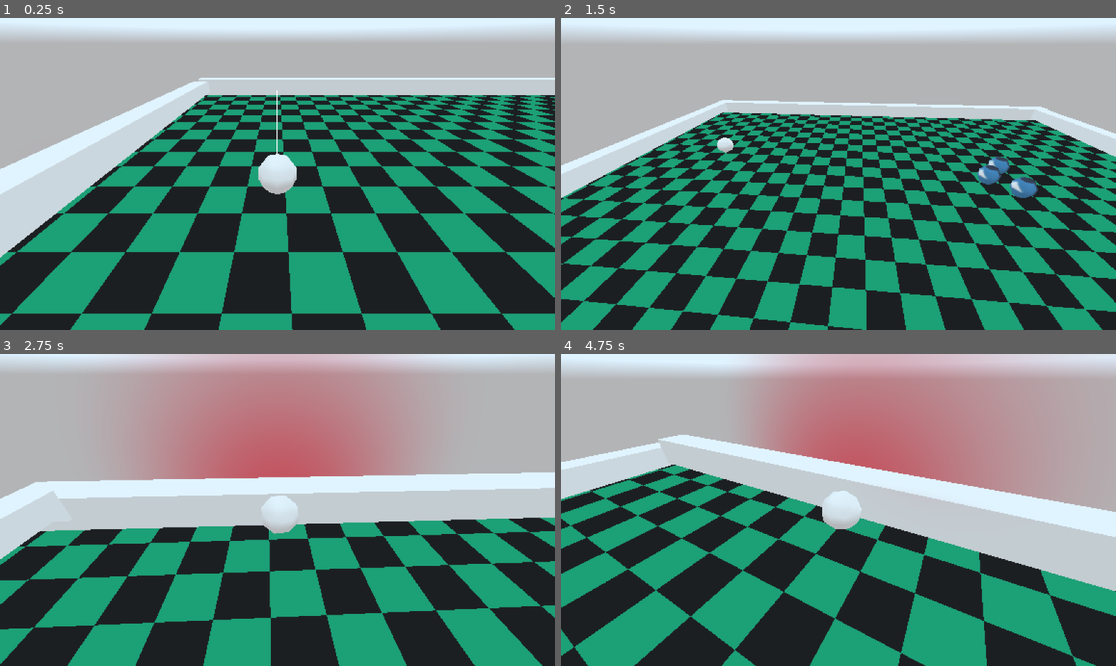
Above: before the commit, frames 1-4 (two rows, left to right).
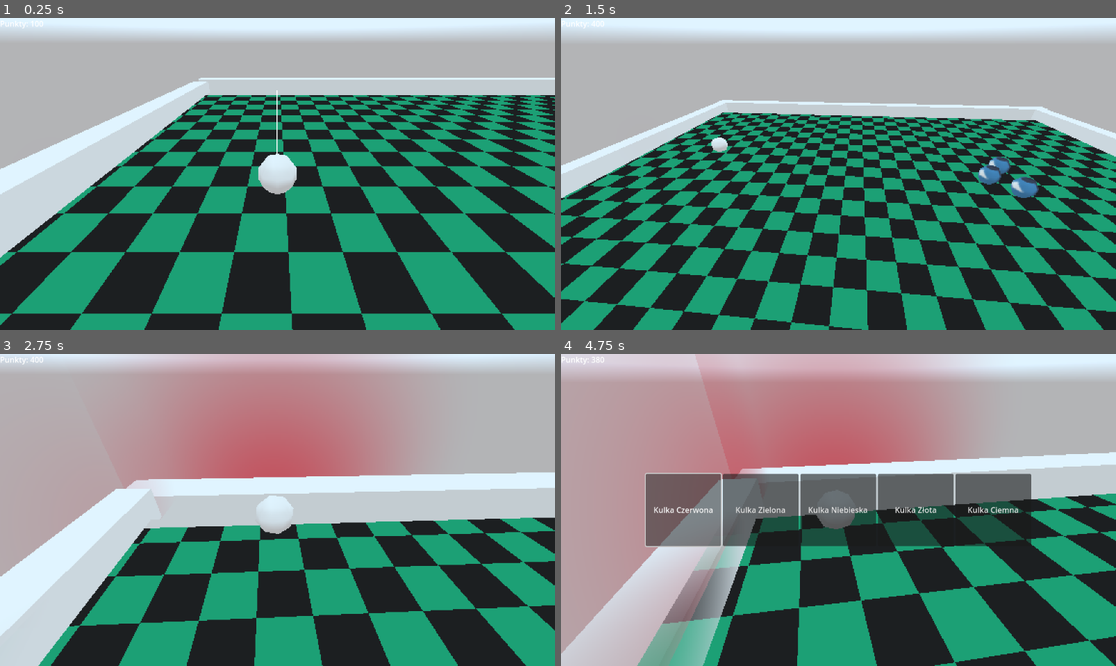
Above: after the commit, the same moments.

Repository: Urteusz/Ballatro
Game: Godot game, scene res://scenes/node_3d.tscn
The game is run twice, just before and just after one commit, with the same random seed, the same clock (stepped at 60 frames per second) and the same inputs. The engine's default icon, where the game draws it, is replaced by a stand-in: a white triangle on a blue panel in a dark square.
Inputs (mouse positions are in pixels of both pictures, inside the frame that each line leads up to):
- Up to frame 1 (0.25 s): no input
- Up to frame 2 (1.5 s): tap Enter at 0.5 s; move the mouse to (866, 174) at 0.52 s; hold W (push_ball) 0.53-1.28 s; move the mouse to (810, 174) at 1.27 s; tap D (next_camera_target) at 1.35 s
- Up to frame 3 (2.75 s): tap W (push_ball) at 1.55, 2.3 s; move the mouse to (288, 503) at 2.02 s; hold A (previous_camera_target) from 2.03 s (still down)
- Up to frame 4 (4.75 s): move the mouse to (832, 516) at 2.77 s; release A (previous_camera_target) at 2.78 s; tap W (push_ball) at 2.85, 3.8 s; move the mouse to (877, 513) at 3.52 s; hold Tab (toggle_mouse_capture) 3.53-4.25 s; tap Escape (ui_cancel) at 4.15 s; click (683, 510) at 4.25 s, where only the run after the commit has a clickable "Kulka Czerwona"

The runs differ from the first frame. In frame 1, less than 0.1% of the frame differs, in the area x 0-8%, y 0-4%; in frame 2, 3.0%; in frame 3, 40%; in frame 4, 68%, in the area x 0-100%, y 0-100%.

Commit message:
Shop (preview) + points
Można zmieniać w którą stronę poleci kula prosty item shop i punkty podpiąłem

Diff:
--- a/scenes/node_3d.tscn
+++ b/scenes/node_3d.tscn
@@ -10,6 +10,7 @@
 [ext_resource type="Shader" uid="uid://clb574yehf8oi" path="res://shaders/walls.gdshader" id="8_cptob"]
 [ext_resource type="Script" uid="uid://38fhavc1buwq" path="res://scripts/walls.gd" id="9_b2yaj"]
 [ext_resource type="Shader" uid="uid://d0acs2f3wrni6" path="res://shaders/sky.gdshader" id="11_1enmr"]
+[ext_resource type="Script" uid="uid://bx3yeygfw7ttj" path="res://scripts/ShopUI.gd" id="11_aj7ea"]
 
 [sub_resource type="ShaderMaterial" id="ShaderMaterial_jsk3o"]
 render_priority = 0
@@ -269,3 +270,58 @@
 
 [node name="WorldEnvironment" type="WorldEnvironment" parent="."]
 environment = SubResource("Environment_jka67")
+
+[node name="CanvasLayer" type="CanvasLayer" parent="."]
+
+[node name="Control" type="Control" parent="CanvasLayer"]
+layout_mode = 3
+anchors_preset = 15
+anchor_right = 1.0
+anchor_bottom = 1.0
+grow_horizontal = 2
+grow_vertical = 2
+script = ExtResource("11_aj7ea")
+
+[node name="Label" type="Label" parent="CanvasLayer/Control"]
+layout_mode = 0
+offset_right = 40.0
+offset_bottom = 23.0
+
+[node name="HBoxContainer" type="HBoxContainer" parent="CanvasLayer/Control"]
+layout_mode = 1
+anchors_preset = 8
+anchor_left = 0.5
+anchor_top = 0.5
+anchor_right = 0.5
+anchor_bottom = 0.5
+offset_left = -400.0
+offset_top = -75.0
+offset_right = 400.0
+offset_bottom = 75.0
+grow_horizontal = 2
+grow_vertical = 2
+
+[node name="Button1" type="Button" parent="CanvasLayer/Control/HBoxContainer"]
+layout_mode = 2
+size_flags_horizontal = 3
+text = "Kulka Czerwona"
+
+[node name="Button2" type="Button" parent="CanvasLayer/Control/HBoxContainer"]
+layout_mode = 2
+size_flags_horizontal = 3
+text = "Kulka Zielona"
+
+[node name="Button3" type="Button" parent="CanvasLayer/Control/HBoxContainer"]
+layout_mode = 2
+size_flags_horizontal = 3
+text = "Kulka Niebieska"
+
+[node name="Button4" type="Button" parent="CanvasLayer/Control/HBoxContainer"]
+layout_mode = 2
+size_flags_horizontal = 3
+text = "Kulka Złota"
+
+[node name="Button5" type="Button" parent="CanvasLayer/Control/HBoxContainer"]
+layout_mode = 2
+size_flags_horizontal = 3
+text = "Kulka Ciemna"
--- /dev/null
+++ b/scripts/ShopUI.gd
@@ -0,0 +1,58 @@
+extends Control
+@export var points: int = 100
+var shop_open := false
+
+func _ready():
+	$Label.text = "Punkty: %d" % points
+	$HBoxContainer.visible = false
+
+	for ball in get_tree().get_nodes_in_group("balls"):
+		if ball.has_signal("points_scored"):
+			ball.points_scored.connect(_on_points_scored)
+			print("Podłączono sygnał do piłki:", ball.name)
+	mouse_filter = Control.MOUSE_FILTER_IGNORE
+
+	for item_button in $HBoxContainer.get_children():
+		item_button.connect("pressed", Callable(self, "_on_item_pressed").bind(item_button.text))
+
+func _on_points_scored(points_earned: int, world_pos: Vector3):
+	points += points_earned
+	$Label.text = "Punkty: %d" % points
+	print("Zdobyto punkty:", points_earned, "Suma:", points)
+
+func _on_item_pressed(item_name: String):
+	print("Kliknięto przycisk:", item_name)
+	match item_name:
+		"Kulka Czerwona":
+			_buy_item(item_name, 20)
+		"Kulka Zielona":
+			_buy_item(item_name, 25)
+		"Kulka Niebieska":
+			_buy_item(item_name, 30)
+		"Kulka Złota":
+			_buy_item(item_name, 50)
+		"Kulka Ciemna":
+			_buy_item(item_name, 40)
+
+func _buy_item(item_name: String, cost: int):
+	if points >= cost:
+		points -= cost
+		$Label.text = "Punkty: %d" % points
+		print("Kupiono:", item_name)
+	else:
+		print("Za mało punktów na", item_name)
+
+func _process(delta):
+	if Input.is_action_just_pressed("ui_cancel"):
+		_toggle_shop()
+
+func _toggle_shop():
+	shop_open = !shop_open
+	$HBoxContainer.visible = shop_open
+
+	if shop_open:
+		mouse_filter = Control.MOUSE_FILTER_STOP
+		Input.set_mouse_mode(Input.MOUSE_MODE_VISIBLE)
+	else:
+		mouse_filter = Control.MOUSE_FILTER_IGNORE
+		Input.set_mouse_mode(Input.MOUSE_MODE_CAPTURED)
--- a/scripts/ball.gd
+++ b/scripts/ball.gd
@@ -10,6 +10,7 @@
 	popup_instance.global_position = hit_position
 	popup_instance.set_and_play(points)
 	print("on hit")
+	points_scored.emit(points, hit_position)
 
 func _on_body_entered(body: Node3D):
 	var points = 100
--- a/scripts/player_ball.gd
+++ b/scripts/player_ball.gd
@@ -39,36 +39,47 @@
 
 func _process(delta: float) -> void:
 	if charging:
+		if camera:
+			hit_position = camera.global_position
+			charge_ring.global_rotation_degrees = Vector3(90, rad_to_deg(-camera.get_camera_theta()) + 90, 0)
+			var direction_to_camera = camera.global_position - global_position
+			direction_to_camera.y = 0
+			direction_to_camera = direction_to_camera.normalized()
+			charge_ring.global_position = global_position + direction_to_camera * 1.0
 		charge_timer += delta
 		var ratio = clamp(charge_timer / max_charge_time, 0.0, 1.0)
 		if ring_material:
 			var current_color = get_charge_color(ratio)
 			current_color.a = 0.7  # Alpha może rosnąć z ratio ale teraz ustawiam na stałe
 			ring_material.albedo_color = current_color
-	else:
-		if camera.current_target_index == 0:
-			var direction_to_camera = (camera.global_position - global_position)
-			direction_to_camera.y = 0.0
-			direction_to_camera = direction_to_camera.normalized()
 
-			var ray_origin = global_position
-			var ray_target = ray_origin - direction_to_camera * aim_line_ray_range
-			var space_state = get_world_3d().direct_space_state
-			var query = PhysicsRayQueryParameters3D.create(ray_origin, ray_target)
-			query.exclude = [self]
-			var result = space_state.intersect_ray(query)
-
-			if result:
-				draw_aim_line(result.position)
-			else:
-				draw_aim_line(ray_target)
-
-	# Nie wiem czy to jest dobry sposob na sprawdzanie czy kula sie nie rusza
+		# Nie wiem czy to jest dobry sposob na sprawdzanie czy kula sie nie rusza
 	#	Dobrze by bylo w podobny sprawdzac zanim pozwolimy na ladowanie strzalu
 	#	Ale do tego trzeba tez cos zrobic zeby kula szybciej sie zatrzymywala
 	if !sleeping and !linear_velocity.is_zero_approx():
 		if aim_line:
 			(aim_line.mesh as ImmediateMesh).clear_surfaces()
+		return  # WAŻNE - nie rysuj linii gdy kulka się rusza
+
+	if camera.current_target_index == 0:
+		var direction_to_camera = (camera.global_position - global_position)
+		direction_to_camera.y = 0.0
+		direction_to_camera = direction_to_camera.normalized()
+
+		var ray_origin = global_position
+		var ray_target = ray_origin - direction_to_camera * aim_line_ray_range
+		var space_state = get_world_3d().direct_space_state
+		var query = PhysicsRayQueryParameters3D.create(ray_origin, ray_target)
+		query.exclude = [self]
+		var result = space_state.intersect_ray(query)
+
+		if result:
+			draw_aim_line(result.position)
+		else:
+			draw_aim_line(ray_target)
+
+
+
 
 
 func get_charge_color(ratio: float) -> Color:
@@ -84,18 +95,11 @@
 
 func _input(event):
 	if event.is_action_pressed("push_ball") && camera.current_target_index == 0:
-		hit_position = camera.global_position
 		start_charging()
 	elif event.is_action_released("push_ball"):
 		release_push()
 
 func start_charging():
-	if camera:
-		charge_ring.global_rotation_degrees = Vector3(90, rad_to_deg(-camera.get_camera_theta()) + 90, 0)
-		var direction_to_camera = camera.global_position - global_position
-		direction_to_camera.y = 0
-		direction_to_camera = direction_to_camera.normalized()
-		charge_ring.global_position = global_position + direction_to_camera * 1.0
 	charging = true
 	charge_timer = 0.0
 	if ring_material:
Not shown: 1 places in scenes/node_3d.tscn that only renumber resources
Not shown, added: scripts/ShopUI.gd.uid
